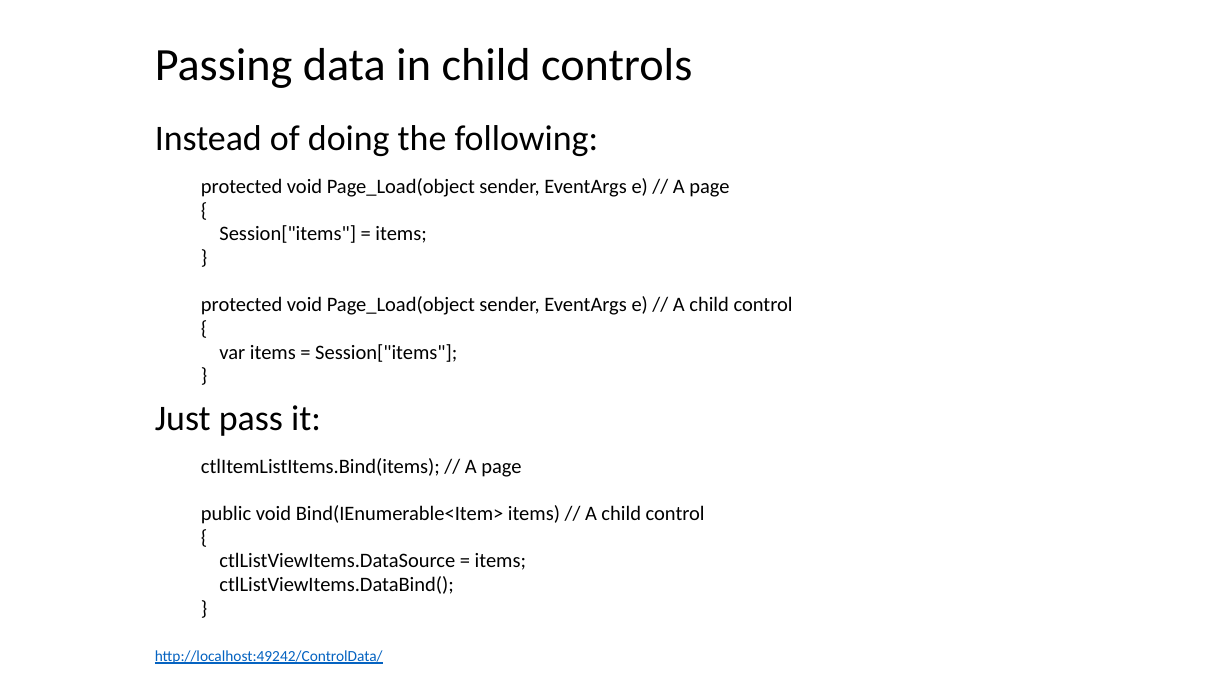
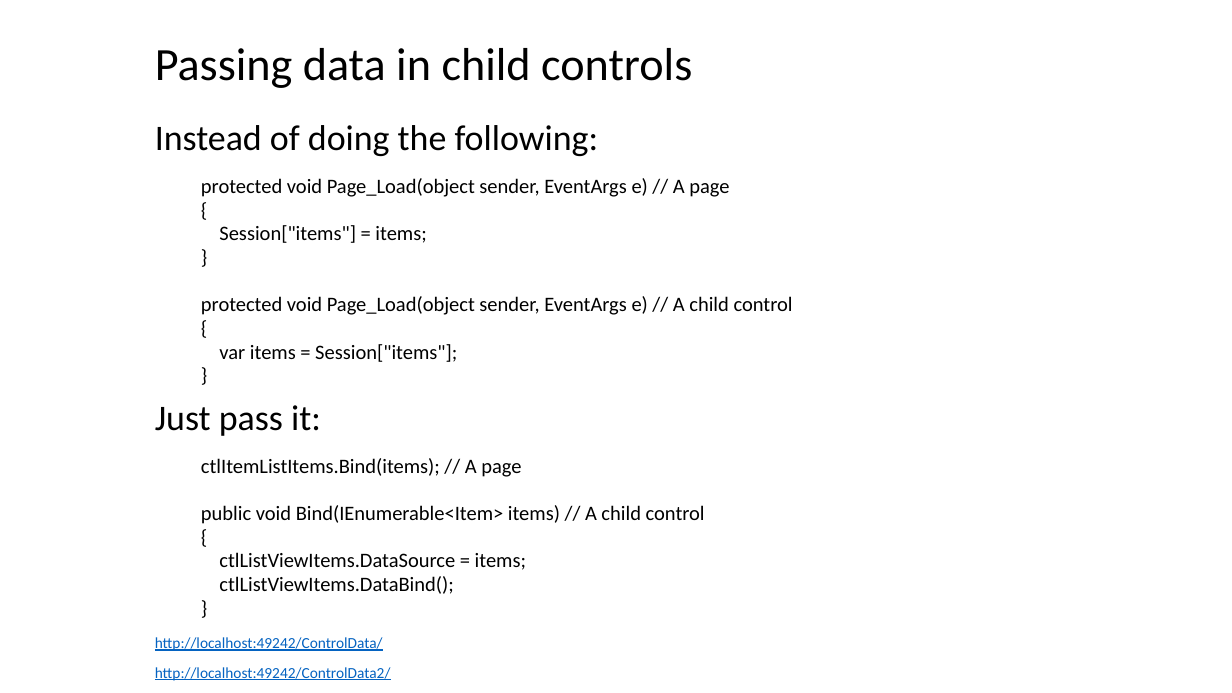
Before and after one commit to kosta-arnorsky/ASP.NET-Session-Demo, a slide deck: slide 16 of ASP.NET Session.pptx. Drawn at 1232x693 pixels with LibreOffice and Linux fonts; fonts in the diff are those of the drawing. Boxes give left, top, right and bottom in pixels: in the first picture for what was removed or moved away, otherwise in the second. Text is boxed around its words. In the diff, an @@ line names an element or a change of style, - is before the commit and + after.

```diff
--- a/ASP.NET Session.pptx
+++ b/ASP.NET Session.pptx
@@ subtitle at box(155, 637, 383, 651): less space between paragraphs @@
@@ subtitle at box(155, 667, 391, 681): paragraph added @@
+  http://localhost:49242/ControlData2/
```
Also in this commit, not shown: 8 other files.
